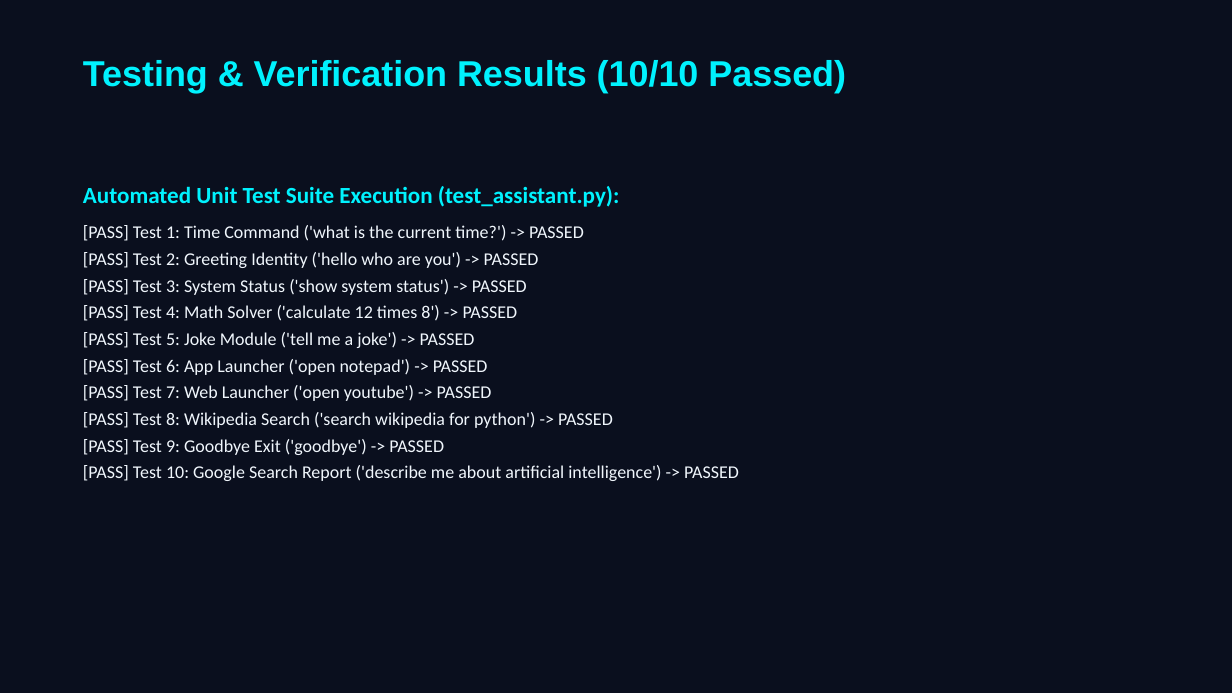
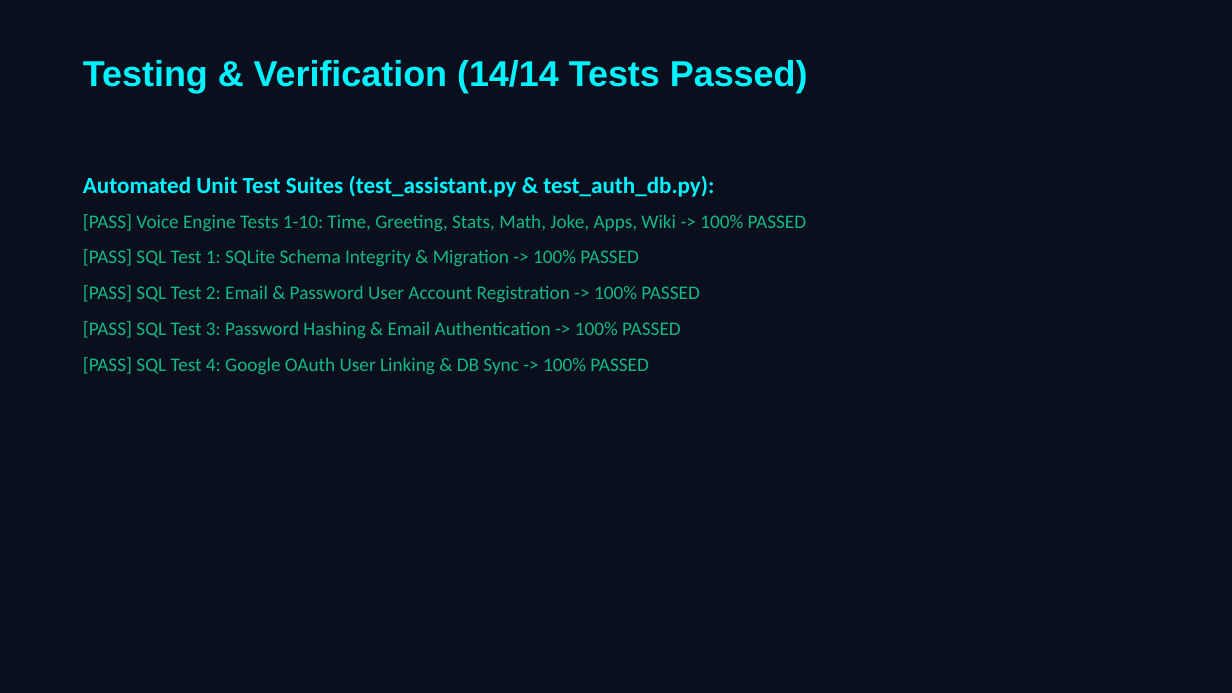
Before and after one commit to Vignesh170000/majorproject_vignesh, a slide deck: slide 8 of AI_Voice_Assistant_Presentation.pptx. Drawn at 1232x693 pixels with LibreOffice and Linux fonts; fonts in the diff are those of the drawing. Boxes give left, top, right and bottom in pixels: in the first picture for what was removed or moved away, otherwise in the second. Text is boxed around its words. In the diff, an @@ line names an element or a change of style, - is before the commit and + after.

```diff
--- a/AI_Voice_Assistant_Presentation.pptx
+++ b/AI_Voice_Assistant_Presentation.pptx
@@ text at (83, 60, 808, 93): text changed @@
-Testing & Verification Results (10/10 Passed)
+Testing & Verification (14/14 Tests Passed)
@@ text at (83, 176, 807, 375): text changed; size 14 to 15 pt; text colour #F0F6FC to #10B981 @@
-Automated Unit Test Suite Execution (test_assistant.py):
-[PASS] Test 1: Time Command ('what is the current time?') -> PASSED
-[PASS] Test 2: Greeting Identity ('hello who are you') -> PASSED
-[PASS] Test 3: System Status ('show system status') -> PASSED
-[PASS] Test 4: Math Solver ('calculate 12 times 8') -> PASSED
-[PASS] Test 5: Joke Module ('tell me a joke') -> PASSED
-[PASS] Test 6: App Launcher ('open notepad') -> PASSED
-[PASS] Test 7: Web Launcher ('open youtube') -> PASSED
-[PASS] Test 8: Wikipedia Search ('search wikipedia for python') -> PASSED
-[PASS] Test 9: Goodbye Exit ('goodbye') -> PASSED
-[PASS] Test 10: Google Search Report ('describe me about artificial intelligence') -> PASSED
+Automated Unit Test Suites (test_assistant.py & test_auth_db.py):
+[PASS] Voice Engine Tests 1-10: Time, Greeting, Stats, Math, Joke, Apps, Wiki -> 100% PASSED
+[PASS] SQL Test 1: SQLite Schema Integrity & Migration -> 100% PASSED
+[PASS] SQL Test 2: Email & Password User Account Registration -> 100% PASSED
+[PASS] SQL Test 3: Password Hashing & Email Authentication -> 100% PASSED
+[PASS] SQL Test 4: Google OAuth User Linking & DB Sync -> 100% PASSED
```
Also in this commit, not shown: 4 other slides changed, 4 slides added, 5 slides removed, 4 other files.
